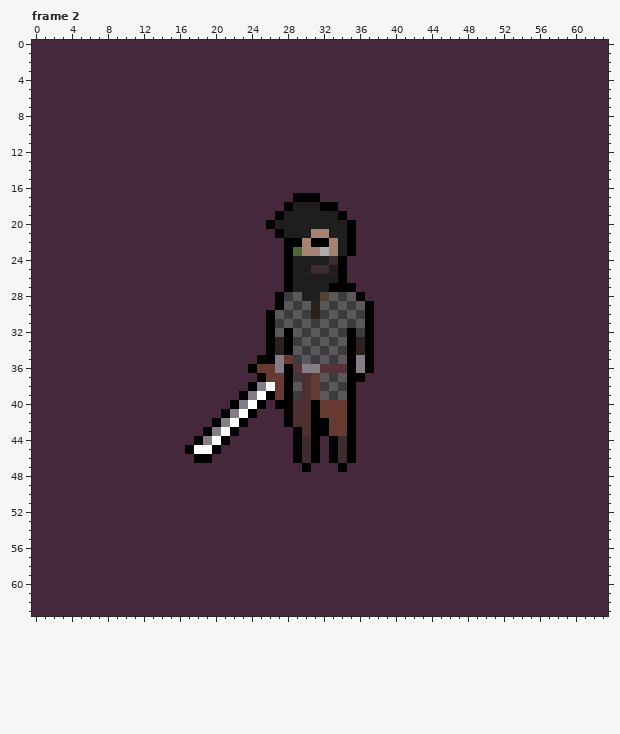
Edited in one commit: pixel-art file (assets/aseprite/human_downscale_idle.ase). The picture above was drawn from the file before the commit.
64x64 pixels, 4 frames. Colours within 5 levels of each other are drawn and written as one. Shown: frame 2. The commit also changed other frames, which this record leaves out.
New version:
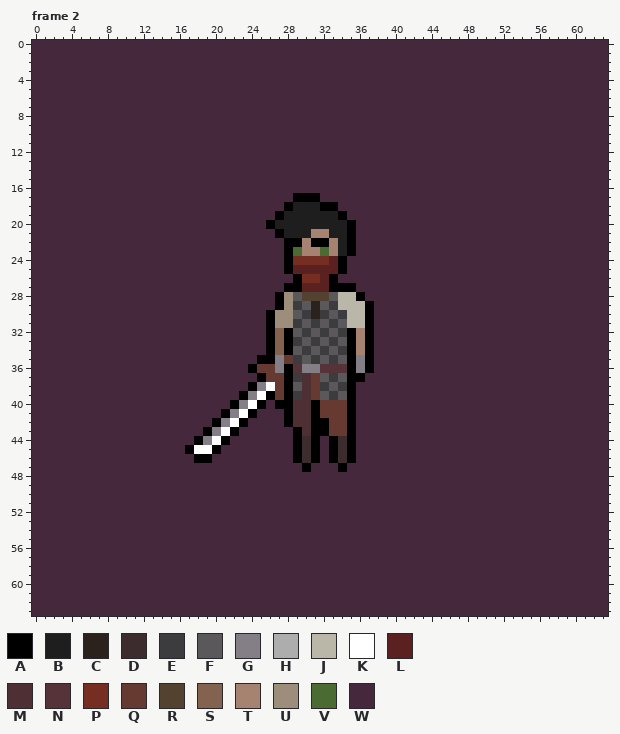
Palette (. is transparent): A #000000  B #1e1e1e  C #2b211d  D #3d2c2e  E #3c3b3d  F #5a585b  G #847e87  H #adadad  J #bab6a8  K #ffffff  L #5b2121  M #4e2f33  N #563239  P #752e21  Q #663931  R #52422f  S #836250  T #a58370  U #9c8e7a  V #4a6c32  W #45283c
The edit:
{"change": "layer \"body/body_clothes/shirt\" added"}
{"change": "layer \"body/body_clothes/long_shirt\" added"}
{"change": "layer \"head/facial_hair/facial_hair_0\" now hidden"}
{"change": "layer \"head/faces/face_1\" now shown"}
{"change": "layer \"head/faces/face_2\" now hidden"}
{"change": "layer \"head/face mask\" now shown"}
{"change": "layer \"front (arms)/front_arms/armts_body_cloth\" added"}
{"change": "layer \"front (arms)/front_arms/arms armor\" now hidden"}
{"change": "layer \"body/body clothes\" removed"}
{"change": "layer \"front (arms)/front_arms/arms clothes\" removed"}
{"where": "frame 2"}
{"frame":2,"y":23,"x":32,"old":"H","new":"V"}
{"frame":2,"y":24,"x":29,"old":"BBBBD","new":"PPPPL"}
{"frame":2,"y":25,"x":29,"old":"BBDDB","new":"LLLLL"}
{"frame":2,"y":26,"x":28,"old":"ABBBBBA","new":"WAPPLAW"}
{"frame":2,"y":27,"x":29,"old":"BBBB","new":"ALLL"}
{"frame":2,"y":28,"x":28,"old":"E","new":"U"}
{"frame":2,"y":28,"x":30,"old":"BB","new":"RR"}
{"frame":2,"y":28,"x":34,"old":"EF","new":"JJ"}
{"frame":2,"y":29,"x":28,"old":"F","new":"U"}
{"frame":2,"y":29,"x":34,"old":"FEF","new":"JJJ"}
{"frame":2,"y":30,"x":27,"old":"FE","new":"UU"}
{"frame":2,"y":30,"x":35,"old":"FE","new":"JJ"}
{"frame":2,"y":31,"x":27,"old":"EF","new":"UU"}
{"frame":2,"y":31,"x":35,"old":"EF","new":"JJ"}
{"frame":2,"y":32,"x":27,"old":"F","new":"S"}
{"frame":2,"y":32,"x":36,"old":"E","new":"T"}
{"frame":2,"y":33,"x":27,"old":"C","new":"S"}
{"frame":2,"y":33,"x":36,"old":"C","new":"T"}
{"frame":2,"y":34,"x":27,"old":"C","new":"S"}
{"frame":2,"y":34,"x":36,"old":"C","new":"T"}
